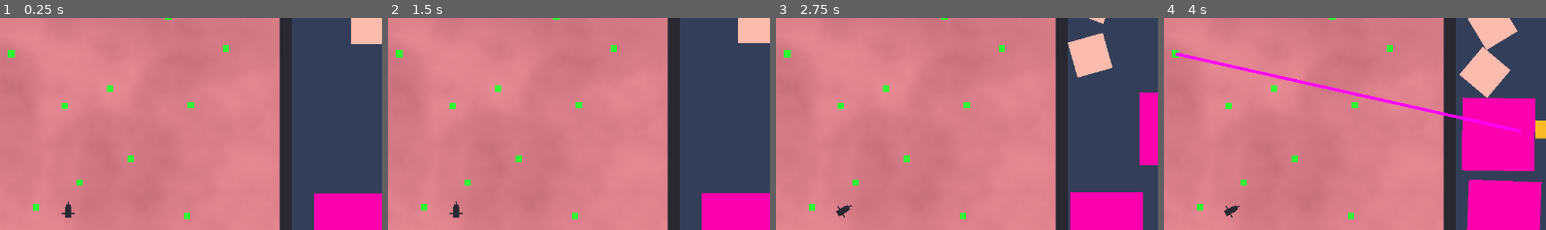
Above: before the commit, frames 1-4 (left to right).
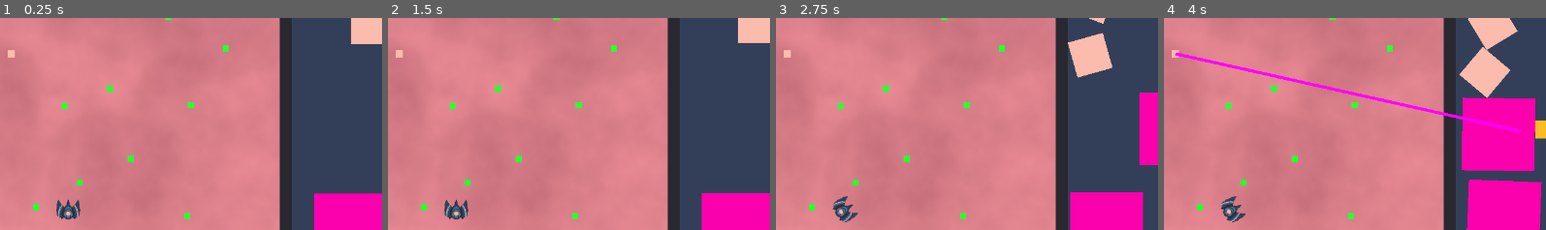
Above: after the commit, the same moments.

Repository: AstralStew/ProjectThornbury
Game: Godot game, scene res://Scenes/level.tscn
The game is run twice, just before and just after one commit, with the same random seed, the same clock (stepped at 60 frames per second) and the same inputs.
Inputs (mouse positions are % of the whole screen's width and height, from its top left):
- Up to frame 1 (0.25 s): no input
- Up to frame 2 (1.5 s): drag from (64, 19) to (20, 44) at 0.52 s; drag from (77, 29) to (20, 44) at 1.27 s
- Up to frame 3 (2.75 s): move the mouse to (66, 37) at 2.02 s; hold D (MoveRight) from 2.03 s (still down); click (66, 37) at 2.17 s
- Up to frame 4 (4 s): release D (MoveRight) at 2.75 s; drag from (61, 86) to (78, 50) at 2.77 s; drag from (65, 63) to (20, 44) at 3.52 s
The pictures show only the part of the screen within x 18-68%, y 36-86%; the shares and areas given below are measured in that part.

The runs differ from the first frame. In frame 1, 0.5% of the frame differs, in the area x 2-22%, y 15-95%; in frame 2, 0.5%; in frame 3, 0.5%, in the area x 2-22%, y 15-97%; in frame 4, 0.5%.

Commit message:
Ship implemented

Diff:
--- a/Scenes/outside.tscn
+++ b/Scenes/outside.tscn
@@ -3,6 +3,7 @@
 [ext_resource type="Script" uid="uid://ch5c3b445iqyr" path="res://Scripts/Ship.gd" id="1_a5lob"]
 [ext_resource type="Script" uid="uid://di153cmafhifq" path="res://Scripts/OutsideManager.gd" id="1_dxilr"]
 [ext_resource type="Script" uid="uid://bu7nan430podd" path="res://Scripts/Collectable.gd" id="3_ao2d0"]
+[ext_resource type="Texture2D" uid="uid://bs8wppq8ctccy" path="res://Assets/Images/Ships/Ships_Sheet.png" id="3_slk23"]
 
 [sub_resource type="FastNoiseLite" id="FastNoiseLite_6phgx"]
 noise_type = 0
@@ -15,7 +16,8 @@
 normalize = false
 
 [sub_resource type="CapsuleShape2D" id="CapsuleShape2D_tumq0"]
-radius = 7.0
+radius = 9.0
+height = 36.0
 
 [sub_resource type="WorldBoundaryShape2D" id="WorldBoundaryShape2D_51e2h"]
 
@@ -67,62 +69,14 @@
 motion_mode = 1
 script = ExtResource("1_a5lob")
 
-[node name="ColorRect" type="ColorRect" parent="SubViewportContainer/SubViewport/Ship" unique_id=44799144]
-anchors_preset = 15
-anchor_right = 1.0
-anchor_bottom = 1.0
-offset_left = -5.0
-offset_top = -5.0
-offset_right = 5.0000305
-offset_bottom = 12.9999695
-grow_horizontal = 2
-grow_vertical = 2
-pivot_offset_ratio = Vector2(0.5, 0.5)
-color = Color(0.16078432, 0.15686275, 0.19215687, 1)
-
-[node name="ColorRect2" type="ColorRect" parent="SubViewportContainer/SubViewport/Ship" unique_id=779506238]
-anchors_preset = 15
-anchor_right = 1.0
-anchor_bottom = 1.0
-offset_left = -5.9999695
-offset_top = -17.0
-offset_right = 5.4655457
-offset_bottom = 5.9196777
-grow_horizontal = 2
-grow_vertical = 2
-scale = Vector2(0.6977427, -0.2617837)
-pivot_offset_ratio = Vector2(0.5, 0.5)
-color = Color(0.16078432, 0.15686275, 0.19215687, 1)
-
-[node name="ColorRect4" type="ColorRect" parent="SubViewportContainer/SubViewport/Ship" unique_id=653066692]
-anchors_preset = 15
-anchor_right = 1.0
-anchor_bottom = 1.0
-offset_left = -3.0
-offset_top = -17.000015
-offset_right = 3.7172852
-offset_bottom = 0.42485046
-grow_horizontal = 2
-grow_vertical = 2
-scale = Vector2(0.29774264, -0.70182276)
-pivot_offset_ratio = Vector2(0.5, 0.5)
-color = Color(0.16078432, 0.15686275, 0.19215687, 1)
-
-[node name="ColorRect3" type="ColorRect" parent="SubViewportContainer/SubViewport/Ship" unique_id=1667187123]
-anchors_preset = 15
-anchor_right = 1.0
-anchor_bottom = 1.0
-offset_left = -4.498337
-offset_top = -0.2634282
-offset_right = 4.498398
-offset_bottom = 12.263428
-grow_horizontal = 2
-grow_vertical = 2
-scale = Vector2(2.4453285, 0.15965673)
-pivot_offset_ratio = Vector2(0.5, 0.5)
-color = Color(0.16078432, 0.15686275, 0.19215687, 1)
+[node name="ShipsSheet" type="Sprite2D" parent="SubViewportContainer/SubViewport/Ship" unique_id=295043400]
+texture = ExtResource("3_slk23")
+region_enabled = true
+region_rect = Rect2(90, 5, 40, 33)
 
 [node name="CollisionShape2D" type="CollisionShape2D" parent="SubViewportContainer/SubViewport/Ship" unique_id=470645661]
+position = Vector2(0, 4)
+rotation = 1.5707964
 shape = SubResource("CapsuleShape2D_tumq0")
 
 [node name="BoundaryTop" type="StaticBody2D" parent="SubViewportContainer/SubViewport" unique_id=885169281]
@@ -422,7 +376,7 @@
 offset_bottom = 6.0
 grow_horizontal = 2
 grow_vertical = 2
-color = Color(0.16078432, 1, 0.19215687, 1)
+color = Color(0.9843137, 0.73333335, 0.6784314, 1)
 
 [node name="CollisionShape2D" type="CollisionShape2D" parent="SubViewportContainer/SubViewport/Collectable" unique_id=1132880465]
 shape = SubResource("RectangleShape2D_dxilr")
Not shown, added: Assets/Images/Ships/Ships_Sheet.png.import
